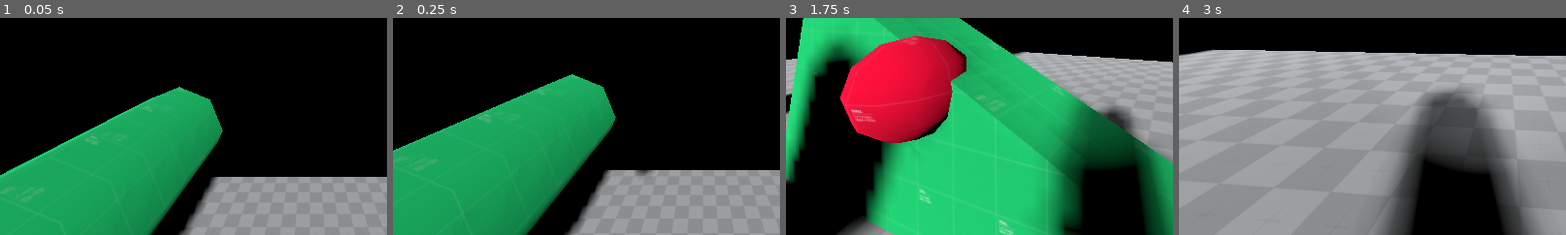
Above: before the commit, frames 1-4 (left to right).
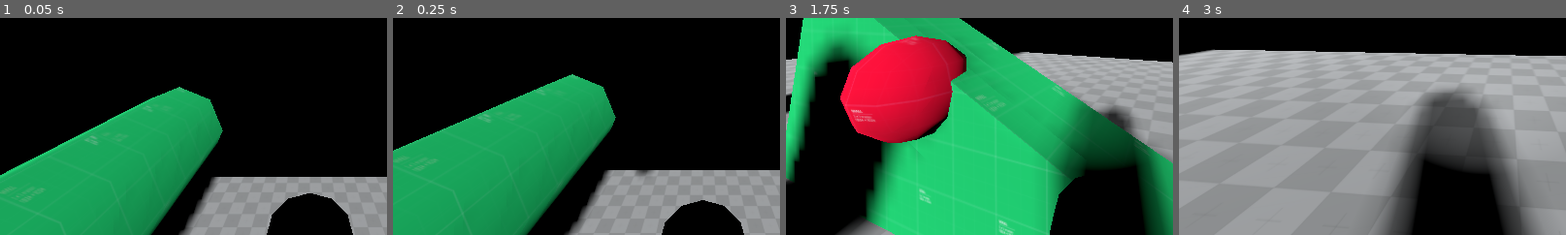
Above: after the commit, the same moments.

Repository: Telkan/Through-the-Heart-of-the-Giant
Game: Godot game, scene res://TestBench/Spatial.tscn
Two runs of this game, one before a commit and one after it. Both use one fixed random seed, a clock stepped at 60 frames per second and the inputs below.
Inputs (mouse positions are % of the whole screen's width and height, from its top left):
- Up to frame 1 (0.05 s): no input
- Up to frame 2 (0.25 s): no input
- Up to frame 3 (1.75 s): move the mouse to (55, 50) at 0.52 s; hold D (d) 0.53-1.28 s; tap Space (jump) at 0.77, 1.52 s; tap S (s) at 0.8, 1.35 s; move the mouse to (45, 50) at 1.27 s; tap Z (z) at 1.55 s
- Up to frame 4 (3 s): move the mouse to (52, 48) at 2.02 s; hold Z (z) 2.03-2.78 s; tap D (d) at 2.3 s; move the mouse to (49, 52) at 2.77 s; click (49, 52) at 2.85 s
The pictures show only the part of the screen within x 10-60%, y 50-100%; the shares and areas given below are measured in that part.

The runs differ from the first frame. In frame 1, 3.2% of the frame differs, in the area x 68-92%, y 80-100%; in frame 2, 2.5%; in frame 3, 1.5%; in frame 4, nothing differs.

Commit message:
S P I D E R   MAN

Diff:
--- a/Player/FPS.gd
+++ b/Player/FPS.gd
@@ -68,6 +68,7 @@
 	else:
 		move_and_slide(movement, Vector3.UP)
 		gravity_vec = Vector3.ZERO
+		$Head/GrappleCast.drawGrapple()
 
 	camera.set_as_toplevel(true)
 	camera.global_transform.origin = camera.global_transform.origin.linear_interpolate(head.global_transform.origin, cam_accel * delta)
--- a/Player/FPS.tscn
+++ b/Player/FPS.tscn
@@ -43,11 +43,10 @@
 spot_range = 6.3
 spot_angle = 35.9
 
-[node name="GrappleOrientation" type="Spatial" parent="Head"]
-transform = Transform( 1, 0, 0, 0, 1, 0, 0, 0, 1, 0, -0.747441, 0 )
+[node name="GrappleOrientation" type="Spatial" parent="."]
 
-[node name="Grapple" type="CSGCylinder" parent="Head/GrappleOrientation"]
-transform = Transform( -4.37114e-08, 1, 0, -1, -4.37114e-08, 0, 0, 0, 1, 0, 0, 0 )
+[node name="Grapple" type="CSGCylinder" parent="GrappleOrientation"]
+transform = Transform( 1, 0, 0, 0, -4.37114e-08, -1, 0, 1, -4.37114e-08, 0, 0, 0 )
 radius = 0.1
 sides = 12
 material = SubResource( 3 )
--- a/Player/GrappleCast.gd
+++ b/Player/GrappleCast.gd
@@ -1,7 +1,7 @@
 extends RayCast
 onready var player = get_parent().get_parent()
-onready var grappleOrient = get_parent().find_node("GrappleOrientation")
-onready var grapple = grappleOrient.find_node("Grapple")
+onready var grappleOrient = player.find_node("GrappleOrientation")
+onready var grapple = player.find_node("Grapple")
 # Declare member variables here. Examples:
 # var a = 2
 # var b = "text"
@@ -29,13 +29,13 @@
 	grappleOrient.look_at(grapplingTarget,Vector3.UP)
 	var length = grapplingTarget.distance_squared_to(player.global_transform.origin)
 	grapple.height = length
-	grapple.translation.z = length/2
+	grapple.translation.z = -length/2
 
 
 func calcGrappling() -> Vector3:
 	if grapplingTarget == Vector3.INF:
 		return Vector3.ZERO
-	drawGrapple()
+
 
 	var direction : Vector3 = (grapplingTarget - player.global_transform.origin).normalized()
 	return direction * grapplingSpeed
